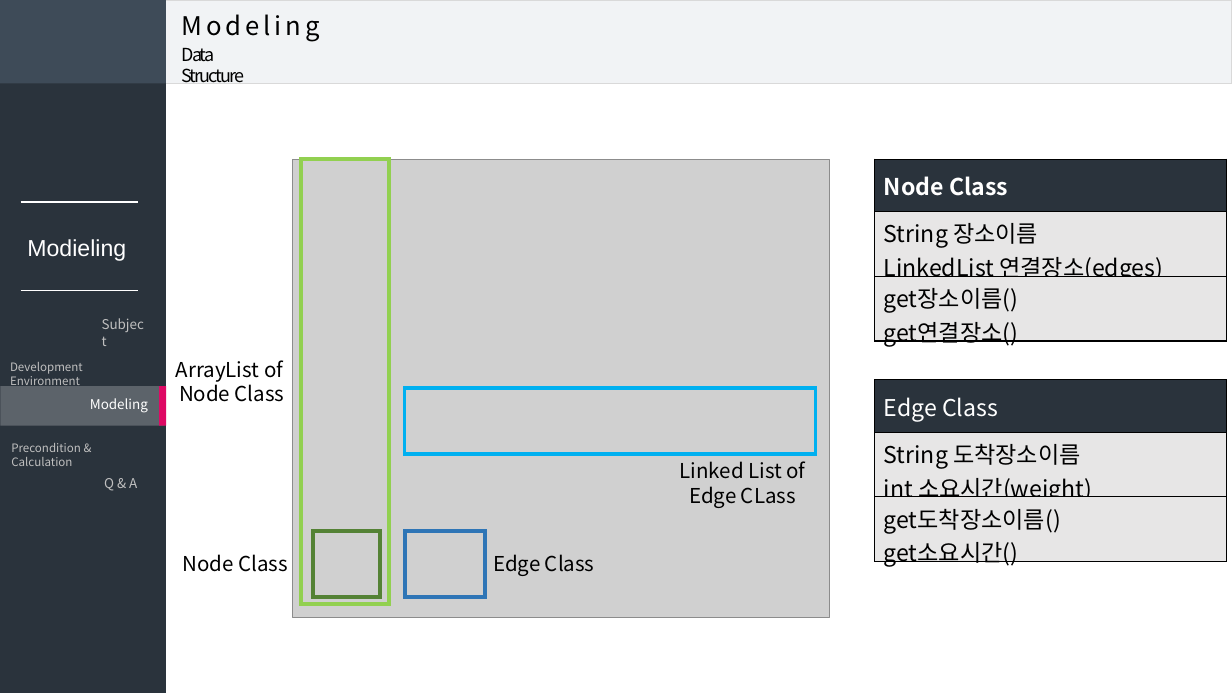
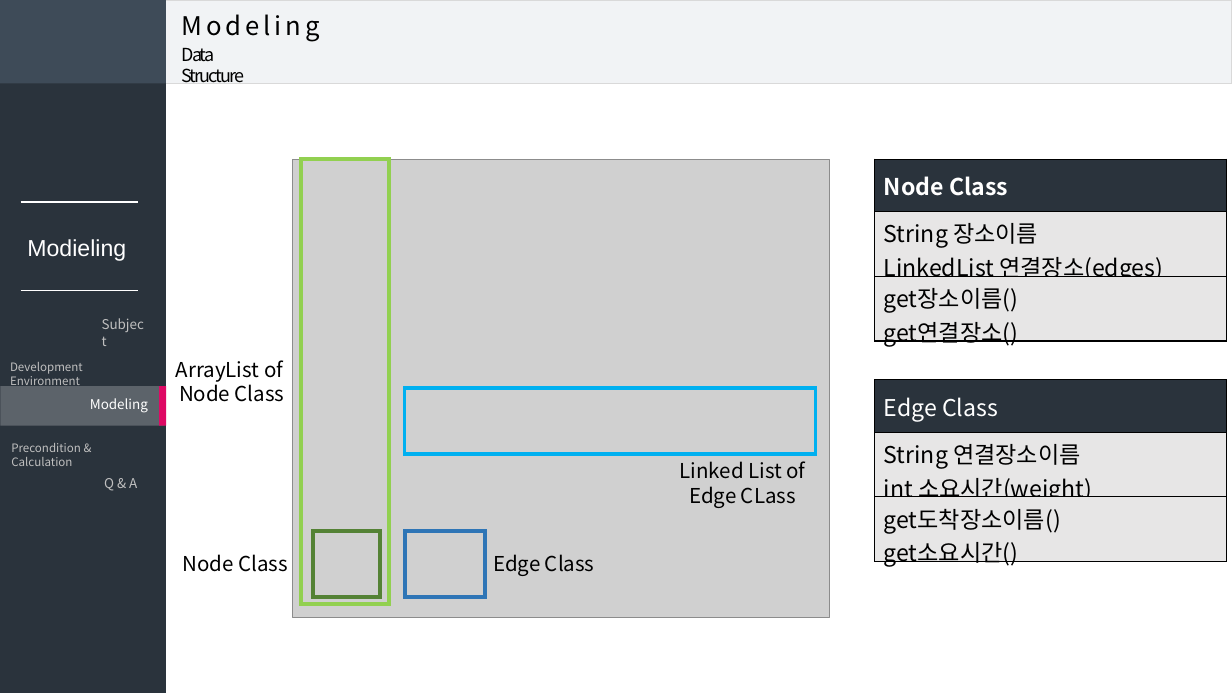
Before and after one commit to DDoGuSulGye/Presentation, a slide deck: slide 12 of 발표자료/03. Designing Problems.pptx. Drawn at 1232x693 pixels with LibreOffice and Linux fonts; fonts in the diff are those of the drawing; grey boxes stand for pictures. Boxes give left, top, right and bottom in pixels: in the first picture for what was removed or moved away, otherwise in the second. Text is boxed around its words. In the diff, an @@ line names an element or a change of style, - is before the commit and + after.

```diff
--- a/발표자료/03. Designing Problems.pptx
+++ b/발표자료/03. Designing Problems.pptx
@@ table at (874,380,1226,571) @@
-row 2, column 1: String 도착장소이름 / int 소요시간(weight)
+row 2, column 1: String 연결장소이름 / int 소요시간(weight)
```
Also in this commit, not shown: 3 other slides changed.
